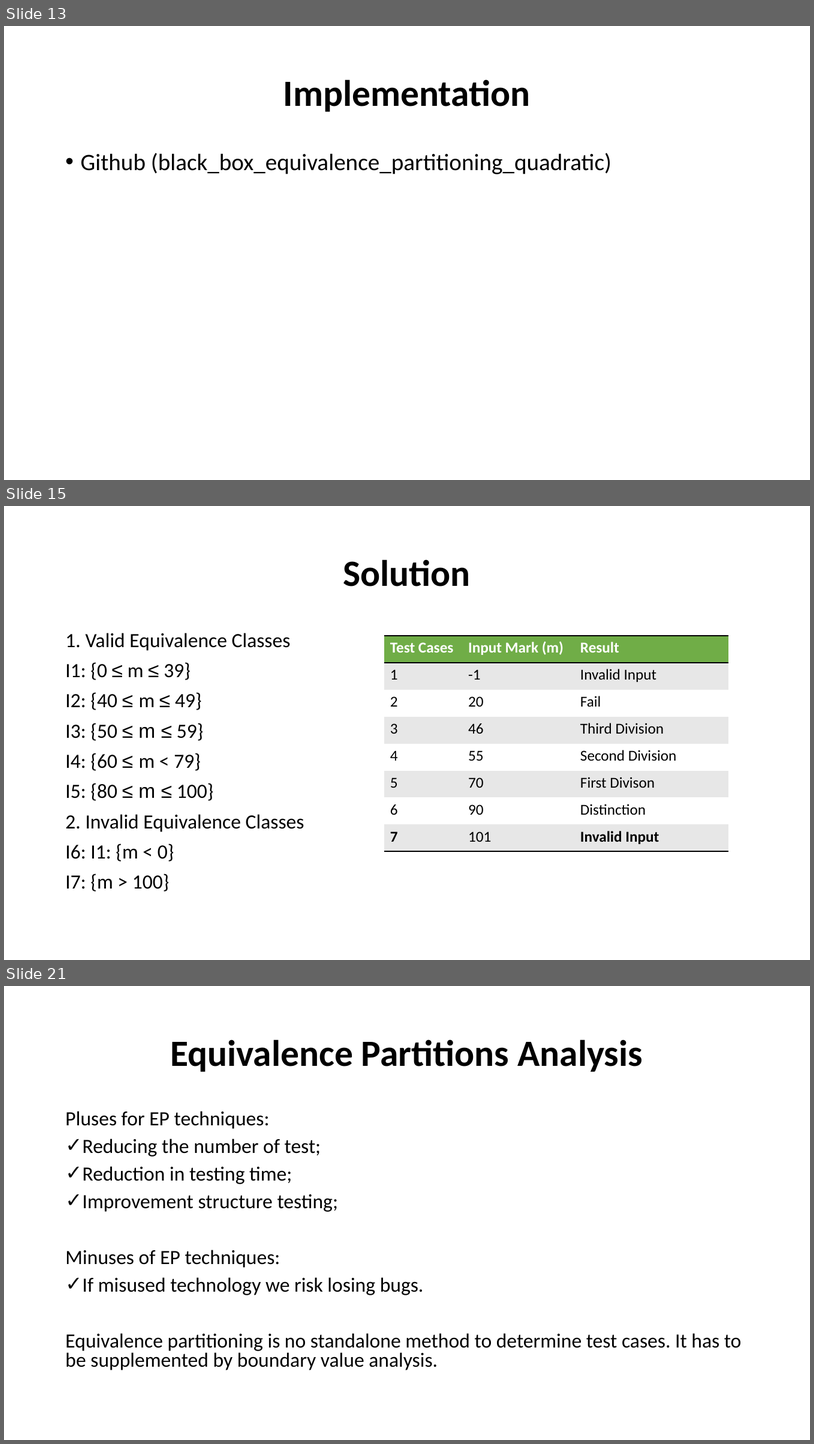
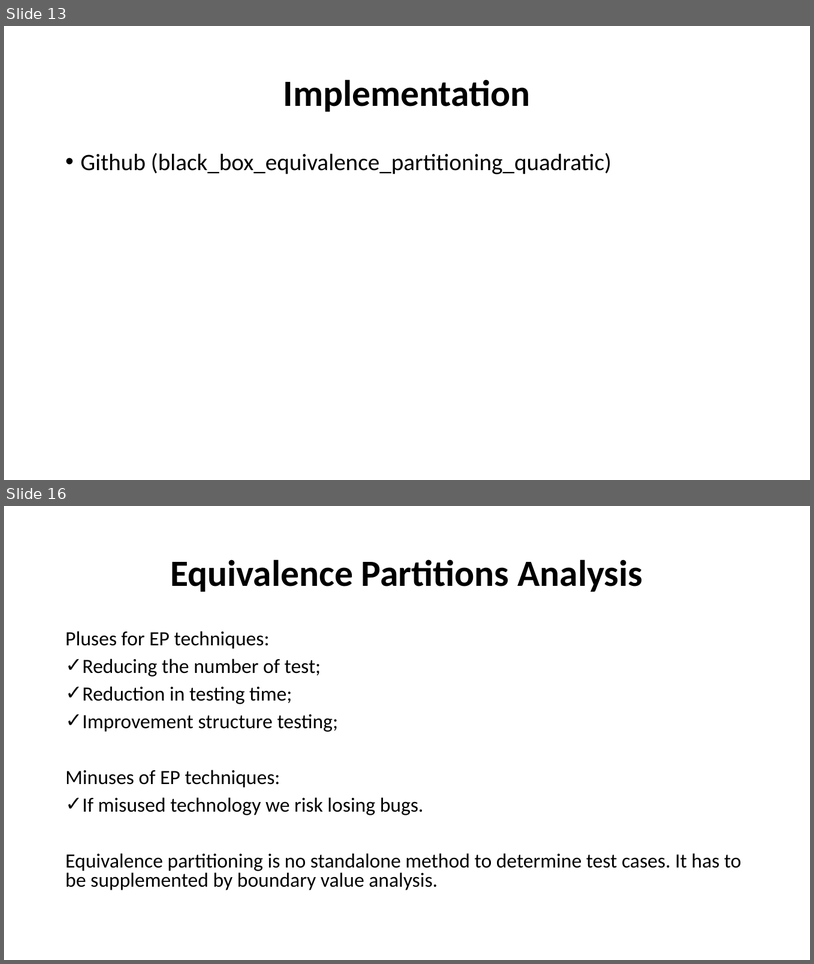
Before and after one commit to nashurgessa/Software-Testing-batch-2022-23, a slide deck: slides/L8 Equivalence Partitioning .pptx. Shown one above the other, each under a label of ours: slides 13, 15 and 21 before the commit, slides 13 and 16 after it; the slides between them are not shown. The pictures are 814x1444 and 814x964 pixels, drawn with LibreOffice and Linux fonts; fonts in the diff are those of the drawing. Boxes give left, top, right and bottom in pixels: in the first picture for what was removed or moved away, otherwise in the second. Text is boxed around its words. In the diff, an @@ line names an element or a change of style, - is before the commit and + after.

```diff
--- a/slides/L8 Equivalence Partitioning .pptx
+++ b/slides/L8 Equivalence Partitioning .pptx
@@ slide 15 removed at [4, 506, 810, 960], background #FFFFFF @@
@@ title removed at [344, 559, 471, 586] @@
-Solution
@@ text removed at [65, 633, 305, 891] @@
-1. Valid Equivalence Classes
-I1: {0 ≤ m ≤ 39}
-I2: {40 ≤ m ≤ 49}
-I3: {50 ≤ m ≤ 59}
-I4: {60 ≤ m < 79}
-I5: {80 ≤ m ≤ 100}
-2. Invalid Equivalence Classes
-I6: I1: {m < 0}
-I7: {m > 100}
@@ table removed at [384, 636, 729, 852], 8 rows, 3 columns @@
-Test Cases | Input Mark (m) | Result
-1 | -1 | Invalid Input
-2 | 20 | Fail
-3 | 46 | Third Division
-4 | 55 | Second Division
-5 | 70 | First Divison
-6 | 90 | Distinction
-7 | 101 | Invalid Input
@@ what was slide 21 is now slide 16 @@
```
Also in this commit, not shown: 2 slides changed, 4 other slides removed, 1 other file.
